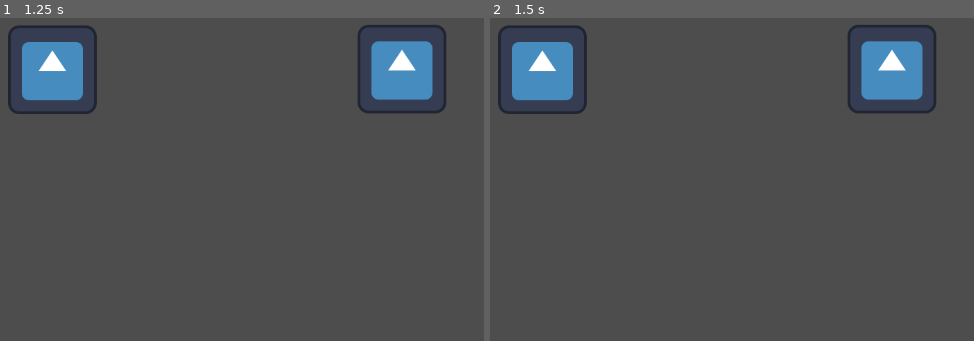
Above: before the commit, frames 1-2 (left to right).
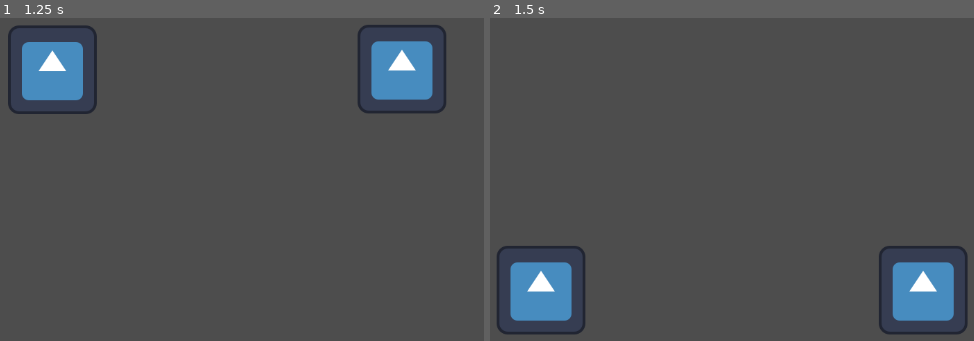
Above: after the commit, the same moments.

Repository: Stev51/pacbox
Game: Godot game, scene res://scenes/main.tscn
Two runs of this game, one before a commit and one after it. Both use one fixed random seed, a clock stepped at 60 frames per second and the inputs below. The engine's default icon, where the game draws it, is replaced by a stand-in: a white triangle on a blue panel in a dark square.
Inputs (mouse positions are in pixels of both pictures, inside the frame that each line leads up to):
- Up to frame 1 (1.25 s): tap Enter at 0.5 s; move the mouse to (53, 69) at 0.52 s; click (53, 69) at 0.67 s
- Up to frame 2 (1.5 s): tap Space at 1.25 s; move the mouse to (891, 69) at 1.27 s; click (891, 69) at 1.42 s

Frame 1 is identical in both runs. In frame 2, 12% of the frame differs, in the area x 1-99%, y 2-98%.

Commit message:
Room transitions

Diff:
--- a/scenes/main.tscn
+++ b/scenes/main.tscn
@@ -1,3 +1,6 @@
 [gd_scene format=3 uid="uid://bt886n25a1ofi"]
 
+[ext_resource type="Script" uid="uid://bb2k5trpupm1d" path="res://scripts/main.gd" id="1_o5qli"]
+
 [node name="Main" type="Node2D" unique_id=666321153]
+script = ExtResource("1_o5qli")
--- a/scenes/pacbox.tscn
+++ b/scenes/pacbox.tscn
@@ -1,11 +1,8 @@
 [gd_scene format=3 uid="uid://c186q2k21dmw6"]
 
 [ext_resource type="Script" uid="uid://cwh73vxracxx5" path="res://scripts/pacbox/pacbox.gd" id="1_smwuo"]
-[ext_resource type="PackedScene" uid="uid://b1fetgx2j4ydl" path="res://scenes/pacbox_rooms/demo_room_1.tscn" id="2_v2que"]
 
 [node name="PACBox" type="Node2D" unique_id=191530559]
 script = ExtResource("1_smwuo")
 
 [node name="Room" type="Node2D" parent="." unique_id=635444880]
-
-[node name="DemoRoom1" parent="Room" unique_id=285811660 instance=ExtResource("2_v2que")]
--- a/scenes/pacbox_rooms/demo_room_1.tscn
+++ b/scenes/pacbox_rooms/demo_room_1.tscn
@@ -13,7 +13,7 @@
 [node name="Clicker1" parent="Clickers" unique_id=881771067 instance=ExtResource("1_bdqe5")]
 position = Vector2(312, 157)
 still_image = ExtResource("2_u5lcn")
-event_id = "test1"
+event_id = "demo_event_dialog_1"
 
 [node name="CollisionShape2D" type="CollisionShape2D" parent="Clickers/Clicker1" unique_id=1353480532]
 shape = SubResource("RectangleShape2D_q3oo3")
@@ -21,7 +21,7 @@
 [node name="Clicker2" parent="Clickers" unique_id=278429788 instance=ExtResource("1_bdqe5")]
 position = Vector2(816, 156)
 still_image = ExtResource("2_u5lcn")
-event_id = "test2"
+event_id = "demo_event_go_room2"
 
 [node name="CollisionShape2D" type="CollisionShape2D" parent="Clickers/Clicker2" unique_id=1250612019]
 shape = SubResource("RectangleShape2D_q3oo3")
--- a/scenes/pacbox_rooms/demo_room_2.tscn
+++ b/scenes/pacbox_rooms/demo_room_2.tscn
@@ -13,7 +13,7 @@
 [node name="Clicker1" parent="Clickers" unique_id=881771067 instance=ExtResource("1_u5g57")]
 position = Vector2(310, 475)
 still_image = ExtResource("2_gbtlj")
-event_id = "test1"
+event_id = "demo_event_dialog_2"
 
 [node name="CollisionShape2D" type="CollisionShape2D" parent="Clickers/Clicker1" unique_id=1353480532]
 shape = SubResource("RectangleShape2D_q3oo3")
@@ -21,7 +21,7 @@
 [node name="Clicker2" parent="Clickers" unique_id=278429788 instance=ExtResource("1_u5g57")]
 position = Vector2(861, 475)
 still_image = ExtResource("2_gbtlj")
-event_id = "test2"
+event_id = "demo_event_go_room1"
 
 [node name="CollisionShape2D" type="CollisionShape2D" parent="Clickers/Clicker2" unique_id=1250612019]
 shape = SubResource("RectangleShape2D_q3oo3")
--- /dev/null
+++ b/scripts/main.gd
@@ -0,0 +1,4 @@
+extends Node2D
+
+func _ready() -> void:
+	PACBox.start("demo_room_1")
--- a/scripts/pacbox/pacbox.gd
+++ b/scripts/pacbox/pacbox.gd
@@ -1,12 +1,22 @@
 extends Node2D
 
 @onready var events = Events.new()
+
+@onready var room_node = $Room
 
 func _ready() -> void:
 
 	var viewport = get_viewport()
 	viewport.physics_object_picking_first_only = false
 	viewport.physics_object_picking_sort = true
+
+	disable()
+
+func start(room_id: String) -> void:
+	if switch_room(room_id):
+		enable()
+	else:
+		print("ERROR: PACBox not starting due to invalid room.")
 
 func enable() -> void:
 	visible = true
@@ -16,3 +26,20 @@
 
 func call_event(id: String) -> void:
 	events.call_event(id)
+
+func switch_room(id: String) -> bool:
+
+	var path_name = "res://scenes/pacbox_rooms/" + id + ".tscn"
+
+	if not ResourceLoader.exists(path_name):
+		print("ERROR: Attempted to switch to a nonexistent room scene: " + path_name)
+		return false
+
+	var new_room = load(path_name).instantiate()
+
+	for child in room_node.get_children():
+		child.queue_free()
+
+	room_node.add_child(new_room)
+
+	return true
--- a/scripts/pacbox_events.gd
+++ b/scripts/pacbox_events.gd
@@ -4,11 +4,11 @@
 	match id:
 		"demo_event_go_room1":
 
-			print("PLACEHOLDER: Go to room #1")
+			PACBox.switch_room("demo_room_1")
 
 		"demo_event_go_room2":
 
-			print("PLACEHOLDER: Go to room #2")
+			PACBox.switch_room("demo_room_2")
 
 		"demo_event_dialog_1":
 
Not shown, added: scripts/main.gd.uid
